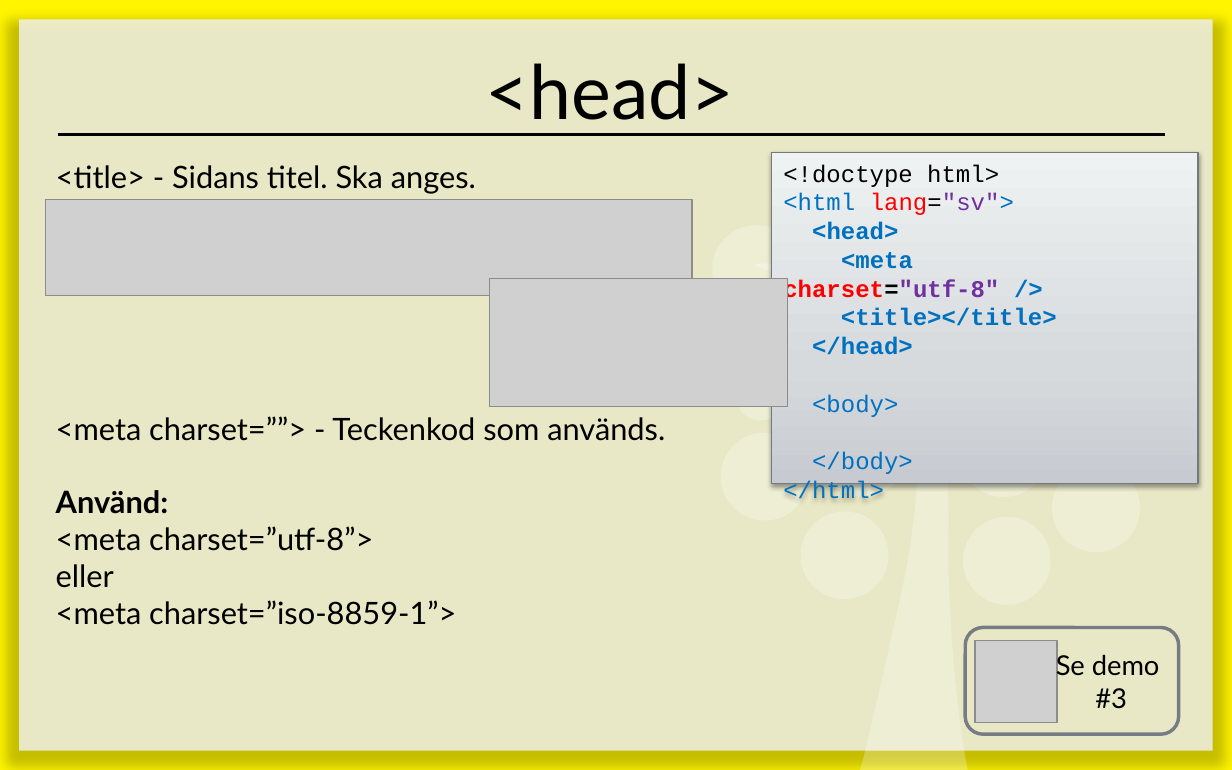
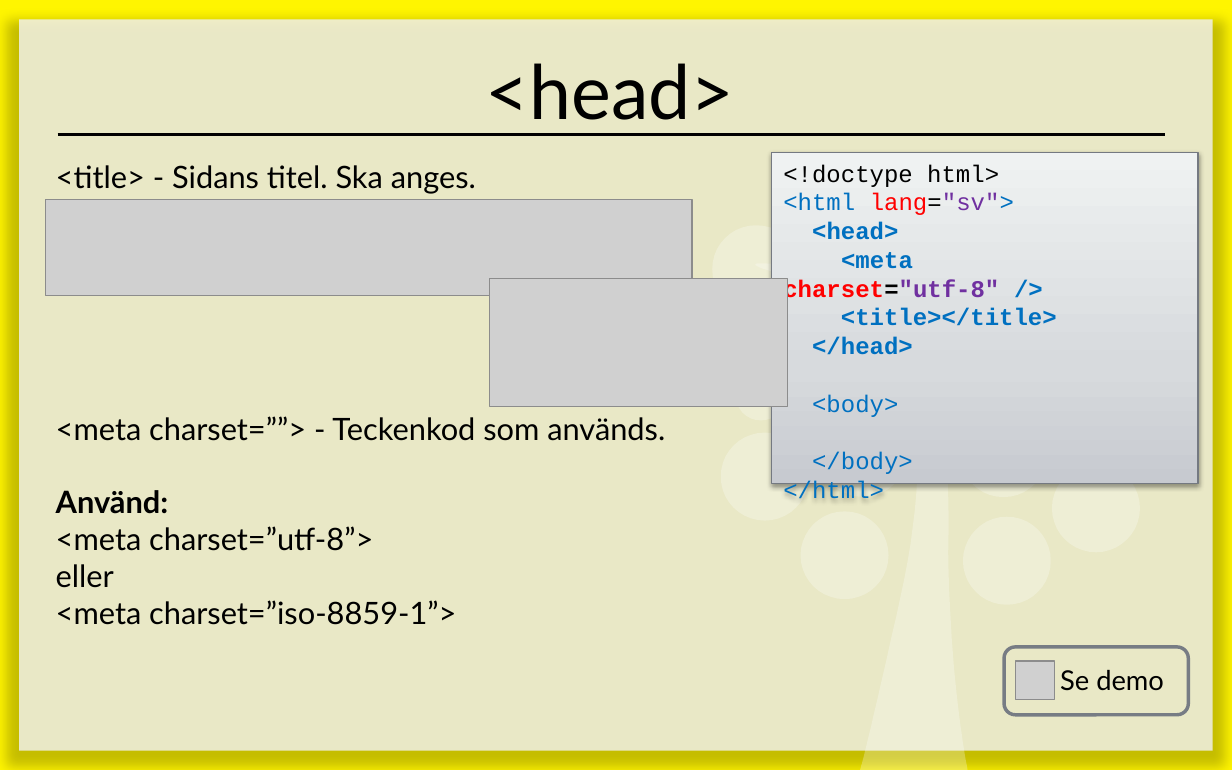
Before and after one commit to 1ik415/Kursmaterial, a slide deck: slide 8 of Föreläsningar/F02 - HTML.pptx. Drawn at 1232x770 pixels with LibreOffice and Linux fonts; fonts in the diff are those of the drawing; grey boxes stand for pictures. Boxes give left, top, right and bottom in pixels: in the first picture for what was removed or moved away, otherwise in the second. Text is boxed around its words. In the diff, an @@ line names an element or a change of style, - is before the commit and + after.

```diff
--- a/Föreläsningar/F02 - HTML.pptx
+++ b/Föreläsningar/F02 - HTML.pptx
@@ rounded rectangle: place and size @@
-rounded rectangle at box(965, 627, 1178, 734)
+rounded rectangle at box(1004, 647, 1189, 715)
@@ picture: place and size @@
-picture at box(975, 641, 1057, 723)
+picture at box(1015, 662, 1053, 700)
@@ text at box(1060, 670, 1164, 691): text changed @@
-Se demo
-#3
+Se demo
```
Also in this commit, not shown: 2 other slides changed, 1 slide added, 1 slide removed, 1 other file.
